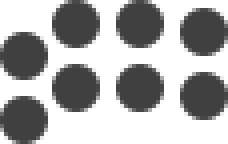
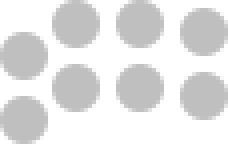
Revision of a layered w=228, h=144 image; what changed, layer by layer:
painted on "Ellipse 1 copy 7" over (0, 96, 48, 144)
painted on "Ellipse 1 copy 6" over (52, 64, 100, 112)
painted on "Ellipse 1 copy 5" over (116, 64, 164, 112)
painted on "Ellipse 1 copy 4" over (180, 72, 228, 120)
painted on "Ellipse 1 copy 3" over (180, 8, 228, 56)
painted on "Ellipse 1 copy 2" over (116, 0, 164, 48)
painted on "Ellipse 1 copy" over (52, 0, 100, 48)
painted on "Ellipse 1" over (0, 32, 48, 80)
